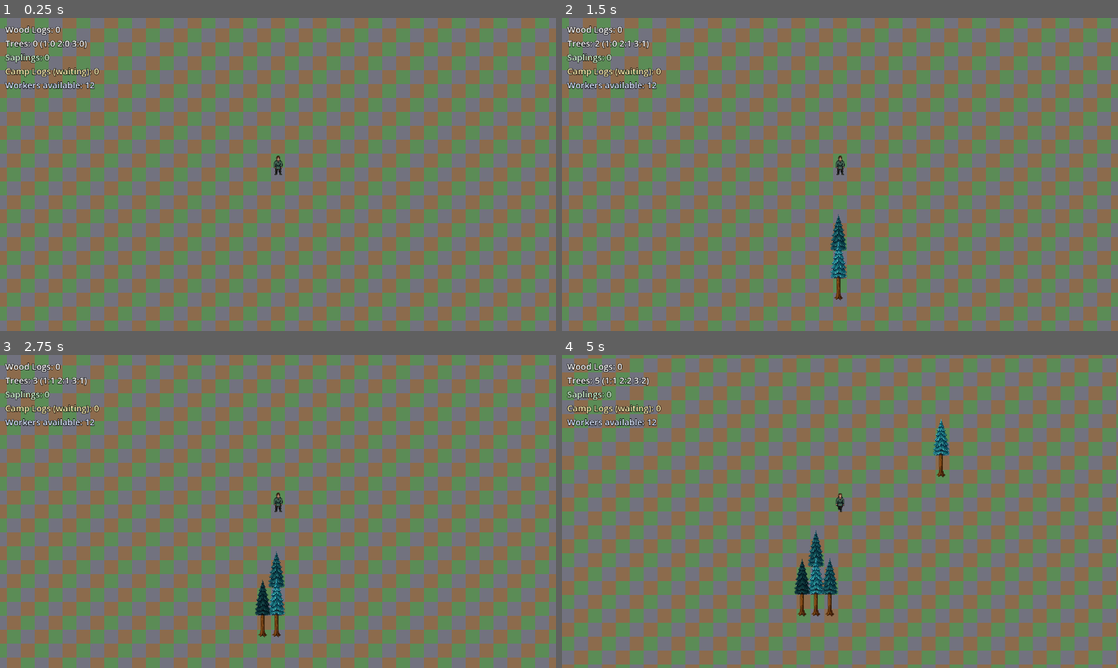
Above: before the commit, frames 1-4 (two rows, left to right).
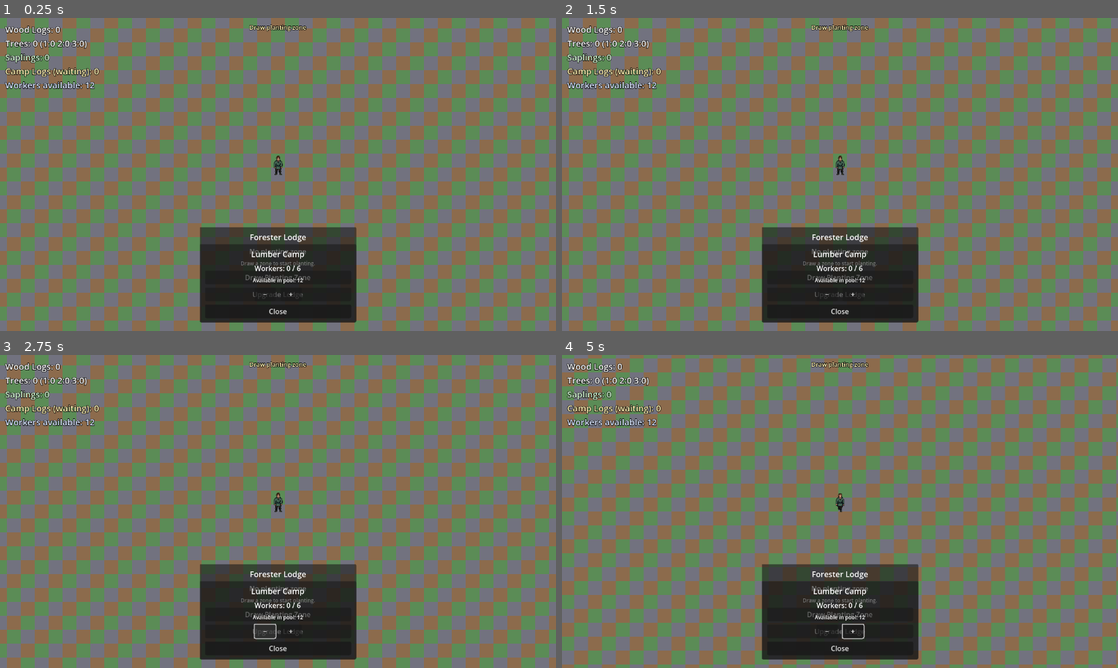
Above: after the commit, the same moments.

Repository: mcchesneyjg-max/Test-Gamer
Game: Godot game, scene res://main.tscn
Two runs of this game, one before a commit and one after it. Both use one fixed random seed, a clock stepped at 60 frames per second and the inputs below.
Inputs (mouse positions are in pixels of both pictures, inside the frame that each line leads up to):
- Up to frame 1 (0.25 s): no input
- Up to frame 2 (1.5 s): click (840, 277) at 0.5 s, where only the run after the commit has a clickable "Draw Planting Zone"; click (840, 293) at 1.25 s, where only the run after the commit has a clickable "Upgrade Lodge"
- Up to frame 3 (2.75 s): click (266, 630) at 2 s, where only the run after the commit has a clickable "−"
- Up to frame 4 (5 s): click (851, 630) at 2.75 s, where only the run after the commit has a clickable "+"; tap Enter at 3.5 s; move the mouse to (962, 495) at 3.52 s; hold D (move_right) 3.53-4.28 s; tap T at 3.6, 4.35 s; click (962, 495) at 3.67 s; move the mouse to (728, 527) at 4.27 s; hold S (move_down) from 4.28 s (still down)

The runs differ from the first frame. In frame 1, 8.7% of the frame differs, in the area x 35-65%, y 2-98%; in frame 2, 8.8%; in frame 3, 8.8%; in frame 4, 9.2%, in the area x 5-70%, y 2-98%.
Error after the commit: Parse Error: Cannot infer the type of "is_valid" variable because the value doesn't have a set type. (res://scripts/forester_ui.gd:147)

Commit message:
Fix forester zone placement after invalid draw attempts
Use shared validate_plant_zone for preview and commit so red outlines
match all failure reasons (size and lodge inclusion). Block committing
invalid zones without touching lodge state. Retry worker wake when the
worker spawns after zone assignment.

Co-authored-by: mcchesneyjg-max <mcchesneyjg-max@users.noreply.github.com>

Diff:
--- a/game/scripts/forester_lodge.gd
+++ b/game/scripts/forester_lodge.gd
@@ -38,6 +38,7 @@
 
 var _spawned_saplings: Array[Node2D] = []
 var _worker: Node2D
+var _pending_zone_wake: bool = false
 var _plant_zone: Rect2i = Rect2i()
 var _has_plant_zone: bool = false
 var _footprint_top_left: Vector2i = Vector2i.ZERO
@@ -122,17 +123,25 @@
 		return "No planting zone"
 	return "Zone: %dx%d (%d tiles)" % [_plant_zone.size.x, _plant_zone.size.y, _plant_zone.size.x * _plant_zone.size.y]
 
-func set_plant_zone(zone: Rect2i) -> String:
+func validate_plant_zone(zone: Rect2i) -> String:
 	var normalized := _normalize_zone(zone)
 	var tile_count := normalized.size.x * normalized.size.y
-	if tile_count < min_zone_tiles:
-		return "Zone too small (min %d tiles)" % min_zone_tiles
+	var required_min_tiles := maxi(min_zone_tiles, get_footprint_tiles().size())
+	if tile_count < required_min_tiles:
+		return "Zone too small (min %d tiles)" % required_min_tiles
 	if tile_count > max_zone_tiles:
 		return "Zone too large (max %d tiles)" % max_zone_tiles
 	for tile in get_footprint_tiles():
 		if not normalized.has_point(tile):
 			return "Zone must include the forester lodge"
-
+	return ""
+
+func set_plant_zone(zone: Rect2i) -> String:
+	var error := validate_plant_zone(zone)
+	if not error.is_empty():
+		return error
+
+	var normalized := _normalize_zone(zone)
 	_plant_zone = normalized
 	_has_plant_zone = true
 	plant_zone_changed.emit(_plant_zone)
@@ -235,12 +244,14 @@
 	_tilemap.add_child(_worker)
 	if not plant_zone_changed.is_connected(_notify_worker_zone_ready):
 		plant_zone_changed.connect(_notify_worker_zone_ready)
-	if _has_plant_zone:
+	if _has_plant_zone or _pending_zone_wake:
 		_notify_worker_zone_ready()
 
 func _notify_worker_zone_ready() -> void:
 	if not is_instance_valid(_worker):
+		_pending_zone_wake = true
 		return
+	_pending_zone_wake = false
 	if _worker.has_method("on_plant_zone_ready"):
 		_worker.on_plant_zone_ready()
 
--- a/game/scripts/forester_ui.gd
+++ b/game/scripts/forester_ui.gd
@@ -66,7 +66,11 @@
 	if _selected_lodge.has_plant_zone():
 		_status_label.text = "Workers clear stumps and plant saplings inside the drawn zone."
 	else:
-		_status_label.text = "Draw a zone (max %d tiles). Lodge must be inside." % _selected_lodge.max_zone_tiles
+		var required_min_tiles := maxi(_selected_lodge.min_zone_tiles, _selected_lodge.get_footprint_tiles().size())
+		_status_label.text = (
+			"Draw a zone (%d-%d tiles). Lodge must be inside."
+			% [required_min_tiles, _selected_lodge.max_zone_tiles]
+		)
 
 func _on_draw_zone_pressed() -> void:
 	if _selected_lodge == null:
@@ -74,7 +78,11 @@
 	_draw_mode = true
 	_draw_anchor = Vector2i(-999999, -999999)
 	_panel.visible = false
-	_hint_label.text = "Draw planting zone: green = valid size, red = too large (max %d tiles). Lodge must be inside. Esc to cancel." % _selected_lodge.max_zone_tiles
+	_hint_label.text = (
+		"Draw planting zone: green = valid, red = invalid "
+		+ "(must include lodge, %d-%d tiles). Esc to cancel."
+		% [maxi(_selected_lodge.min_zone_tiles, _selected_lodge.get_footprint_tiles().size()), _selected_lodge.max_zone_tiles]
+	)
 	_hint_label.visible = true
 
 func _cancel_draw_mode() -> void:
@@ -114,8 +122,16 @@
 		return
 
 	var zone := _rect_from_tiles(_draw_anchor, end_tile)
+	var error: String = _selected_lodge.validate_plant_zone(zone)
 	_zone_overlay.clear_preview()
-	var error: String = _selected_lodge.set_plant_zone(zone)
+	if not error.is_empty():
+		_cancel_draw_mode()
+		_status_label.text = error
+		_refresh_panel_labels()
+		_panel.visible = true
+		return
+
+	error = _selected_lodge.set_plant_zone(zone)
 	_cancel_draw_mode()
 	if error.is_empty():
 		_status_label.text = "Zone set! Workers will plant inside it."
@@ -125,12 +141,11 @@
 	_panel.visible = true
 
 func _update_draw_preview() -> void:
-	if _draw_anchor.x < -999999:
+	if _draw_anchor.x < -999999 or _selected_lodge == null:
 		return
 	var zone := _rect_from_tiles(_draw_anchor, _draw_current)
-	var tile_count := zone.size.x * zone.size.y
-	var within_limit: bool = tile_count <= _selected_lodge.max_zone_tiles
-	_zone_overlay.set_preview_zone(zone, true, within_limit)
+	var is_valid := _selected_lodge.validate_plant_zone(zone).is_empty()
+	_zone_overlay.set_preview_zone(zone, true, is_valid)
 
 func _rect_from_tiles(a: Vector2i, b: Vector2i) -> Rect2i:
 	return GridPlacement.cardinal_rect_from_tiles(a, b)
--- a/game/scripts/forester_worker.gd
+++ b/game/scripts/forester_worker.gd
@@ -28,6 +28,8 @@
 
 func on_plant_zone_ready() -> void:
 	_idle_timer = 0.0
+	if _state == State.TO_HOME and _is_lodge_valid() and position.distance_to(_lodge.position) <= ARRIVE_DISTANCE:
+		_return_idle()
 	if _state == State.IDLE:
 		_try_start_job()
 
